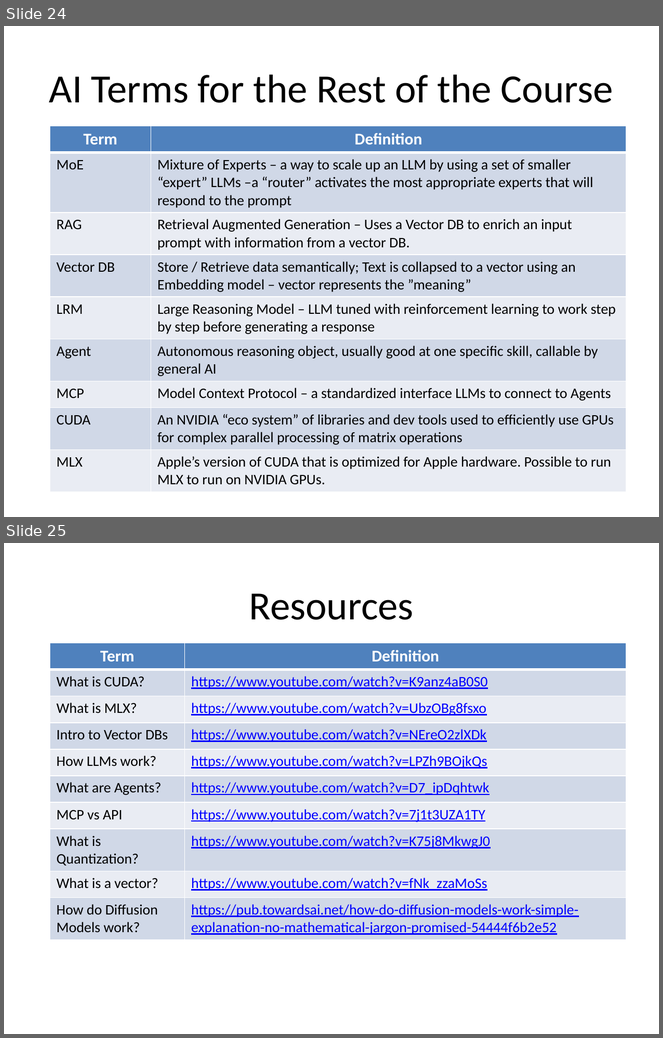
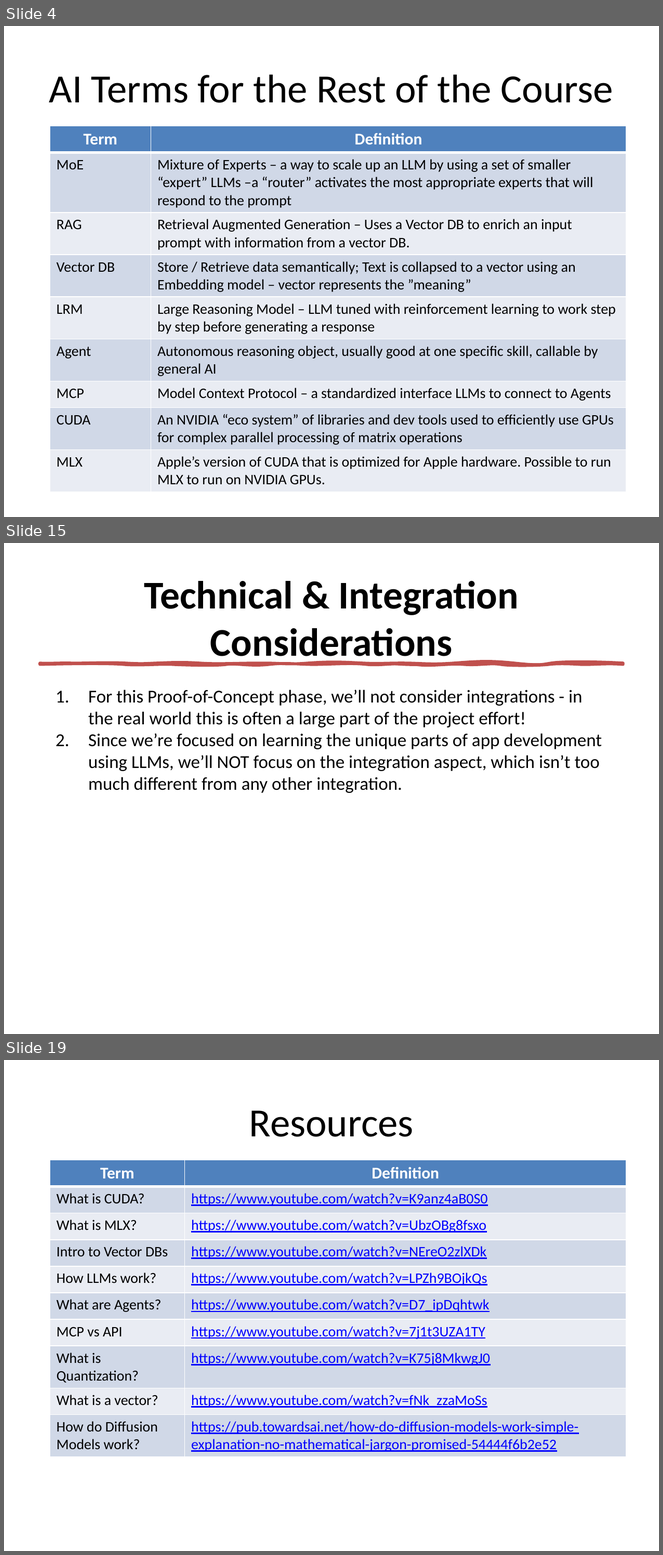
Before and after one commit to tniccum21/LLM_Class, a slide deck: Week02/Week02.pptx. Shown one above the other, each under a label of ours: slides 24 and 25 before the commit, slides 4, 15 and 19 after it; the slides between them are not shown. The pictures are 663x1038 and 663x1555 pixels, drawn with LibreOffice and Linux fonts; fonts in the diff are those of the drawing. Boxes give left, top, right and bottom in pixels: in the first picture for what was removed or moved away, otherwise in the second. Text is boxed around its words. In the diff, an @@ line names an element or a change of style, - is before the commit and + after.

Commit message:
Refactor Week02: Remove redundant files and update gitignore
- Update .gitignore to exclude Week03 and source files
- Remove old ticket triage implementation files
- Remove large dataset CSV (dataset-tickets-multi-lang3-4k.csv)
- Update Week02 PowerPoint presentation
- Keep cleaned dataset and notebook versions for reference

```diff
--- a/Week02/Week02.pptx
+++ b/Week02/Week02.pptx
@@ slide 15 added at box(4, 543, 659, 1034), background #FFFFFF @@
@@ title added at box(144, 581, 519, 665), 43.2 pt, text #000000, bold @@
+Technical & Integration Considerations
@@ freeform shape added at box(40, 663, 623, 664), fill #C0504D, outline #C0504D 3.25 pt @@
@@ text added at box(88, 690, 602, 793), 20 pt, text #000000 @@
+1. For this Proof-of-Concept phase, we’ll not consider integrations - in the real world this is often a large part of the project effort!
+2. Since we’re focused on learning the unique parts of app development using LLMs, we’ll NOT focus on the integration aspect, which isn’t too much different from any other integration.
@@ what was slide 24 is now slide 4 @@
@@ what was slide 25 is now slide 19 @@
```
Also in this commit, not shown: 3 slides changed, 13 other slides added, 22 slides removed, 5 other files.
